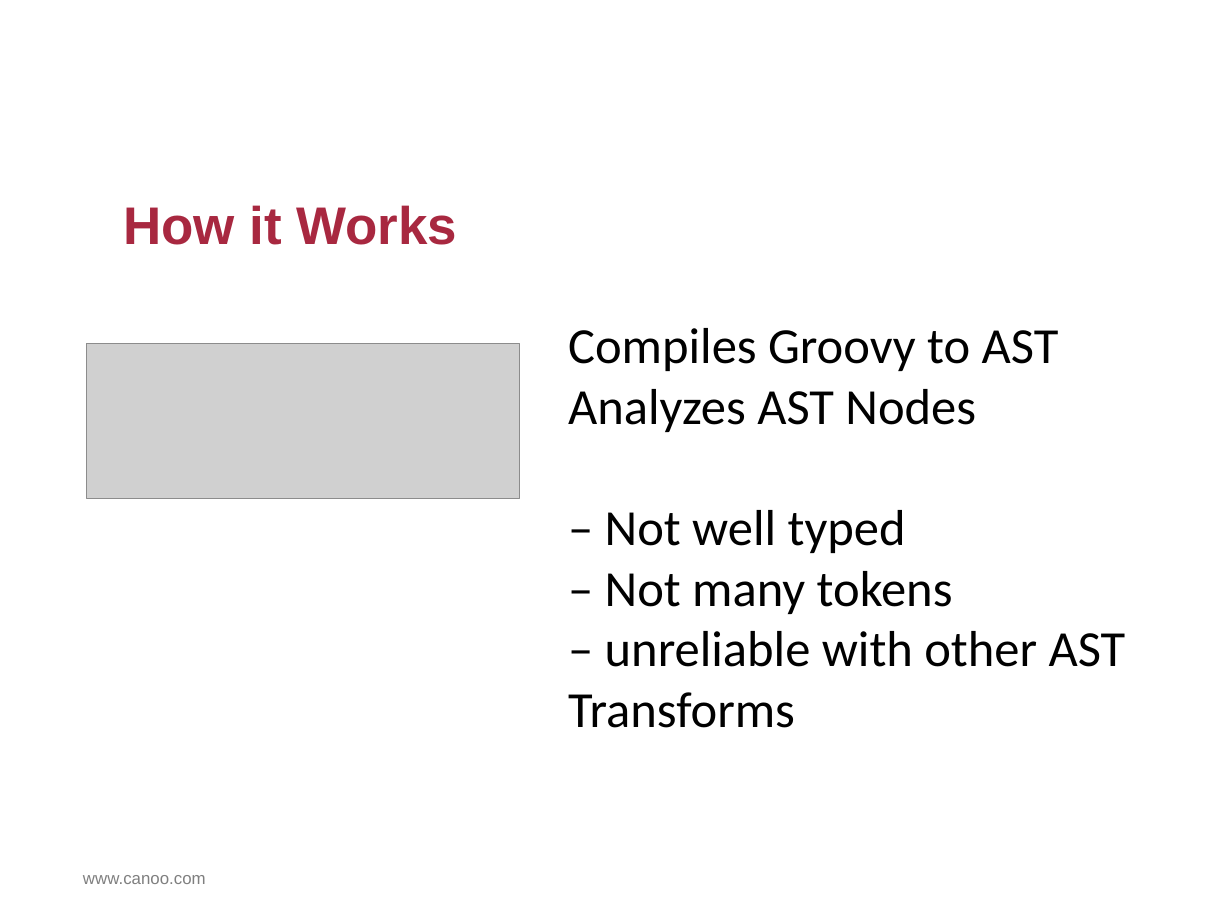
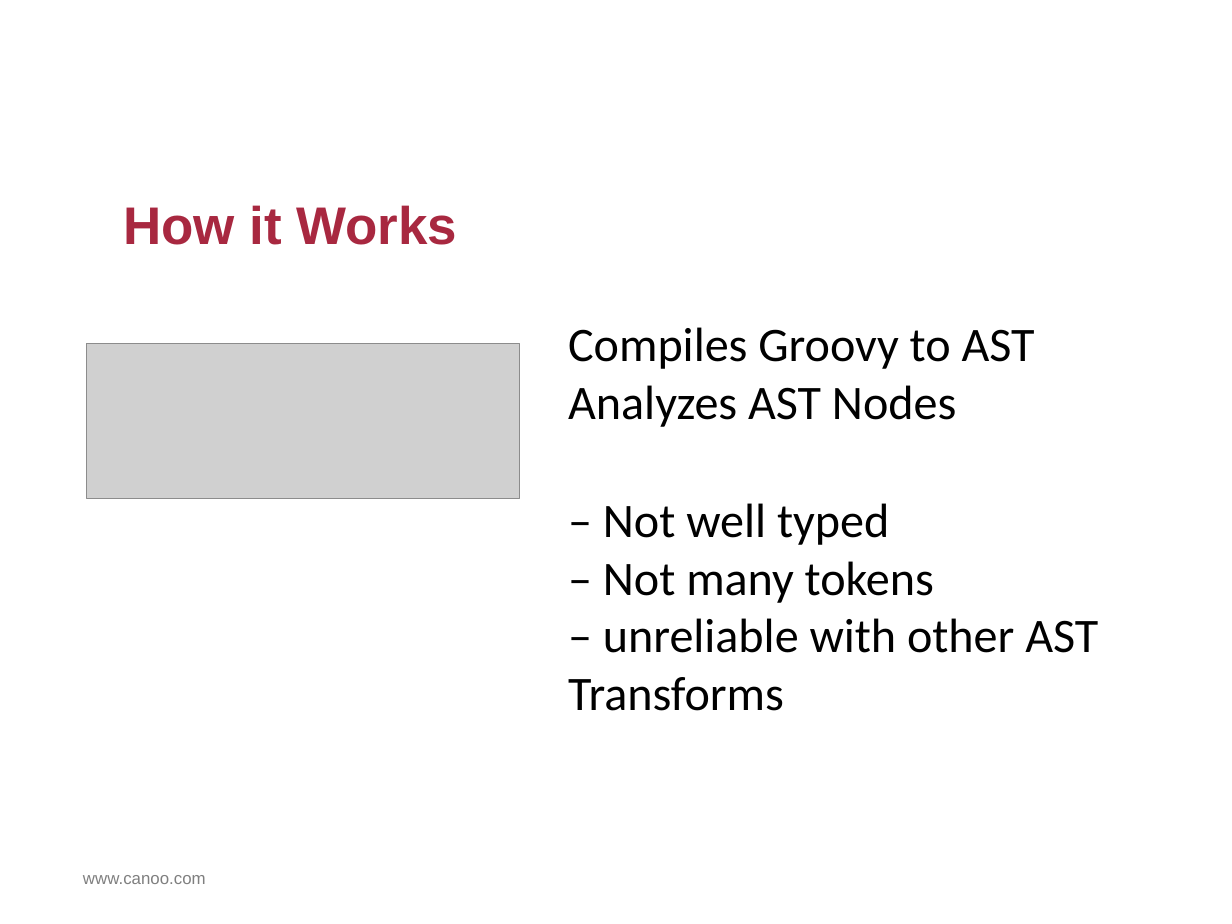
Before and after one commit to HamletDRC/presentations, a slide deck: slide 47 of asttransformations/AstTransformations.odp (slide 45 before the commit). Drawn at 1232x924 pixels with LibreOffice and Linux fonts; fonts in the diff are those of the drawing; grey boxes stand for pictures; background and template pictures are left out. Boxes give left, top, right and bottom in pixels: in the first picture for what was removed or moved away, otherwise in the second. Text is boxed around its words. In the diff, an @@ line names an element or a change of style, - is before the commit and + after.

```diff
--- a/asttransformations/AstTransformations.odp
+++ b/asttransformations/AstTransformations.odp
@@ text "Compiles Groovy to AST" at (568, 327, 1098, 711): size 42 to 40 pt @@
```
Also in this commit, not shown: 7 other slides changed, 3 slides added, 7 other files.
